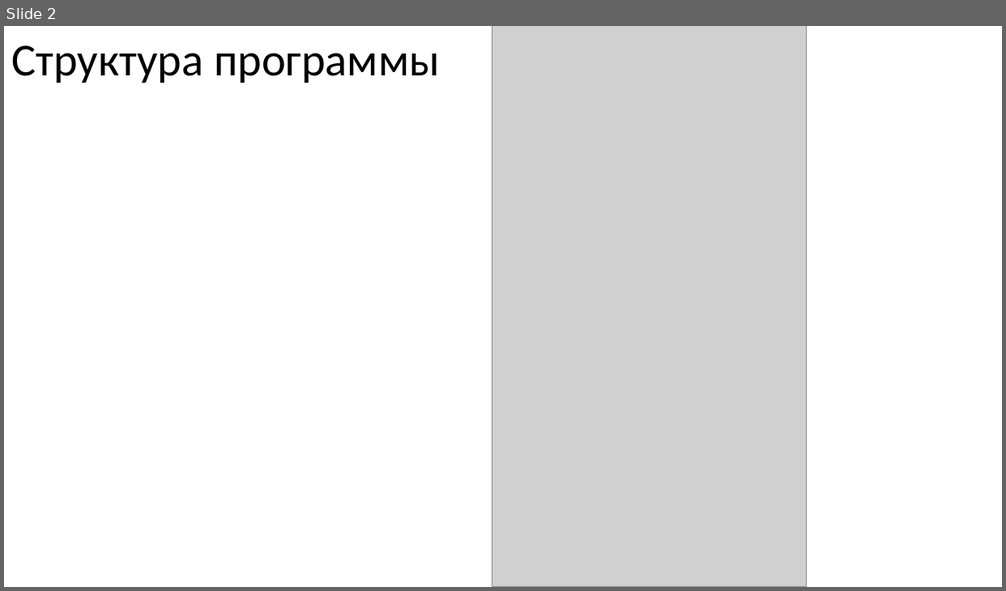
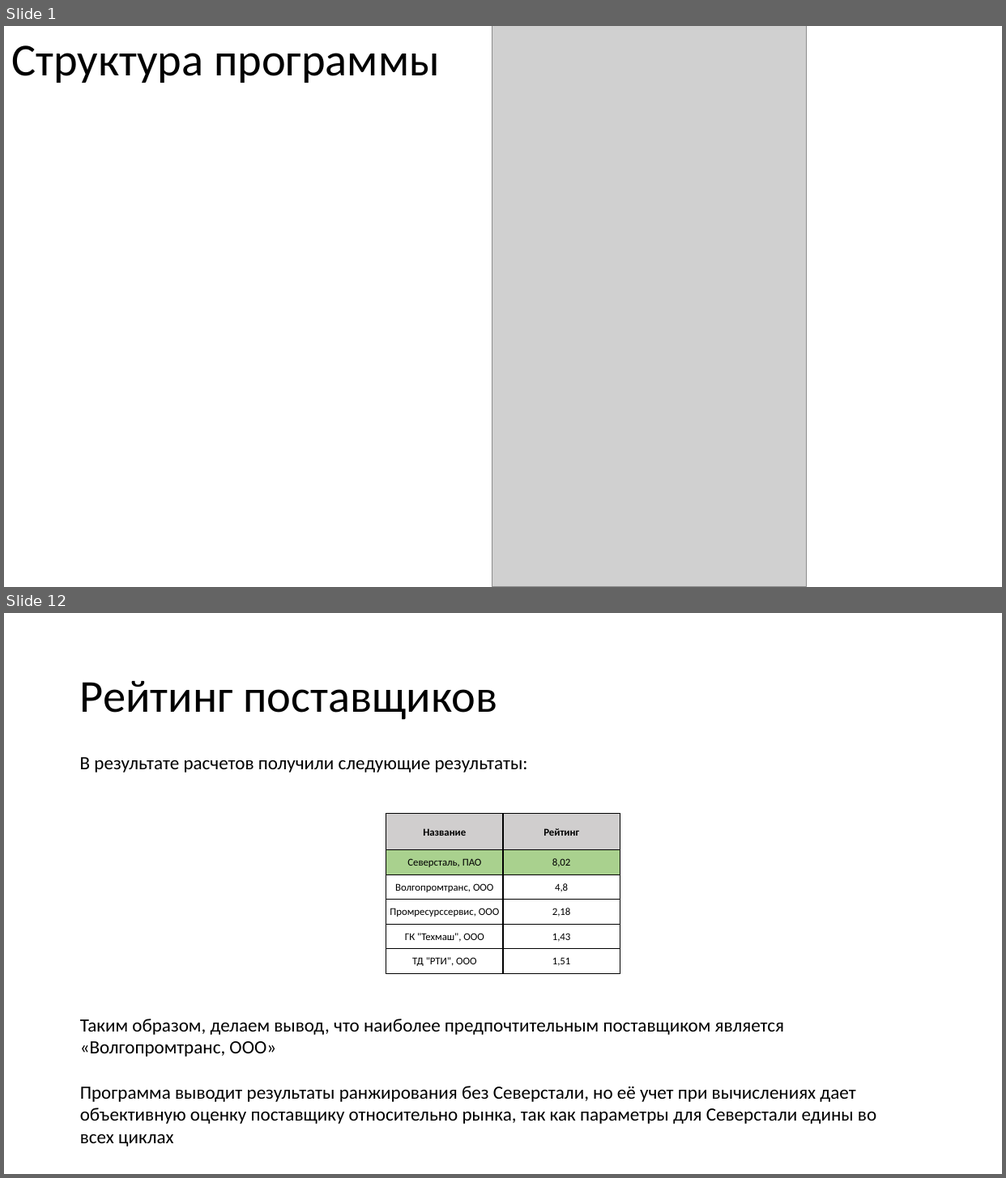
Before and after one commit to KsQRooW/-hackathon-serverchallenge, a slide deck: docs/checkpoint2.pptx. Shown one above the other, each under a label of ours: slide 2 before the commit, slides 1 and 12 after it; the slides between them are not shown. The pictures are 1006x591 and 1006x1178 pixels, drawn with LibreOffice and Linux fonts; fonts in the diff are those of the drawing; grey boxes stand for pictures. Boxes give left, top, right and bottom in pixels: in the first picture for what was removed or moved away, otherwise in the second. Text is boxed around its words. In the diff, an @@ line names an element or a change of style, - is before the commit and + after.

```diff
--- a/docs/checkpoint2.pptx
+++ b/docs/checkpoint2.pptx
@@ slide 12 added at box(4, 613, 1002, 1174), background #FFFFFF @@
@@ title added at box(80, 681, 498, 720), 44 pt, text #000000 @@
+Рейтинг поставщиков
@@ text added at box(80, 757, 528, 773), 18 pt, text #000000 @@
+В результате расчетов получили следующие результаты:
@@ table added at box(386, 814, 620, 973), 6 rows, 2 columns @@
+Название | Рейтинг
+Северсталь, ПАО | 8,02
+Волгопромтранс, ООО | 4,8
+Промресурссервис, ООО | 2,18
+ГК "Техмаш", ООО | 1,43
+ТД "РТИ", ООО | 1,51
@@ text added at box(80, 1019, 876, 1147), 18 pt, text #000000 @@
+Таким образом, делаем вывод, что наиболее предпочтительным поставщиком является «Волгопромтранс, ООО»
+Программа выводит результаты ранжирования без Северстали, но её учет при вычислениях дает объективную оценку поставщику относительно рынка, так как параметры для Северстали едины во всех циклах
@@ what was slide 2 is now slide 1 @@
```
Also in this commit, not shown: 2 slides changed, 8 other slides added, 6 slides removed, 1 other file.
